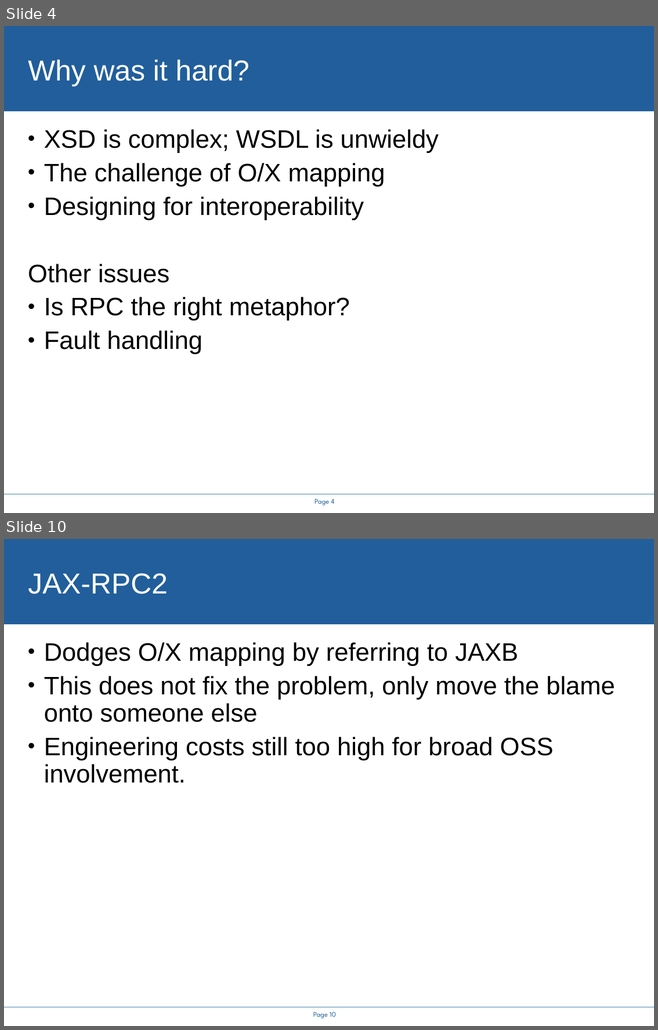
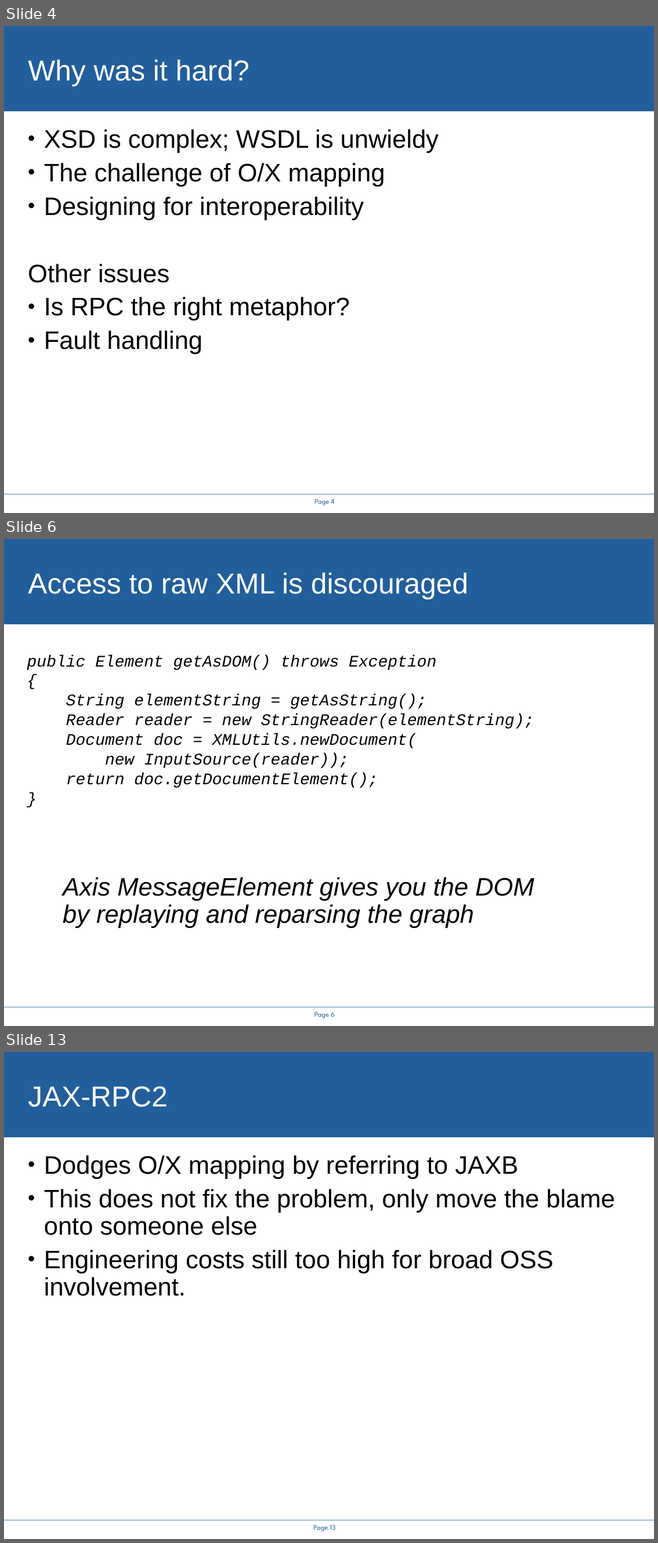
Before and after one commit to rhusar/smartfrog, a slide deck: projects/alpine/doc/icws2005/rethinking_the_java_SOAP_stack.ppt. Shown one above the other, each under a label of ours: slides 4 and 10 before the commit, slides 4, 6 and 13 after it; the slides between them are not shown. The pictures are 658x1030 and 658x1543 pixels, drawn with LibreOffice and Linux fonts; fonts in the diff are those of the drawing; background and template pictures are left out. Boxes give left, top, right and bottom in pixels: in the first picture for what was removed or moved away, otherwise in the second. Text is boxed around its words. In the diff, an @@ line names an element or a change of style, - is before the commit and + after.

```diff
--- a/projects/alpine/doc/icws2005/rethinking_the_java_SOAP_stack.ppt
+++ b/projects/alpine/doc/icws2005/rethinking_the_java_SOAP_stack.ppt
@@ slide 6 added at (x1=4, y1=539, x2=654, y2=1026), background #FFFFFF; not listed: 3 template elements that a slide beside it also shows @@
@@ title added at (x1=28, y1=573, x2=468, y2=599), 32 pt, text #FFFFFF @@
+Access to raw XML is discouraged
@@ text added at (x1=27, y1=655, x2=534, y2=788), 18 pt, text #000000, italic @@
+public Element getAsDOM() throws Exception
+{
+String elementString = getAsString();
+Reader reader = new StringReader(elementString);
+Document doc = XMLUtils.newDocument(
+new InputSource(reader));
+return doc.getDocumentElement();
+}
@@ text added at (x1=63, y1=877, x2=534, y2=928), 28 pt, text #000000, italic @@
+Axis MessageElement gives you the DOM by replaying and reparsing the graph
@@ what was slide 10 is now slide 13 @@
@@ page number at (x1=313, y1=1525, x2=335, y2=1532): text changed @@
-Page 10
+Page 13
```
Also in this commit, not shown: 9 slides changed, 5 other slides added, 2 slides removed, 14 other files.
